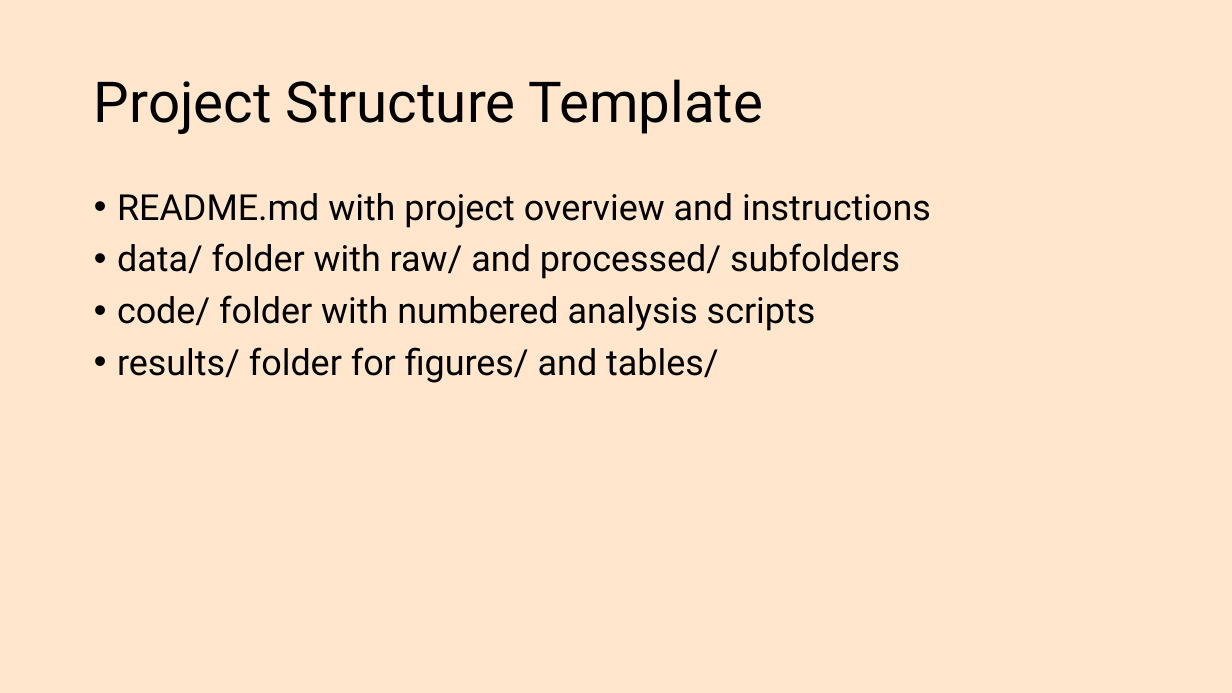
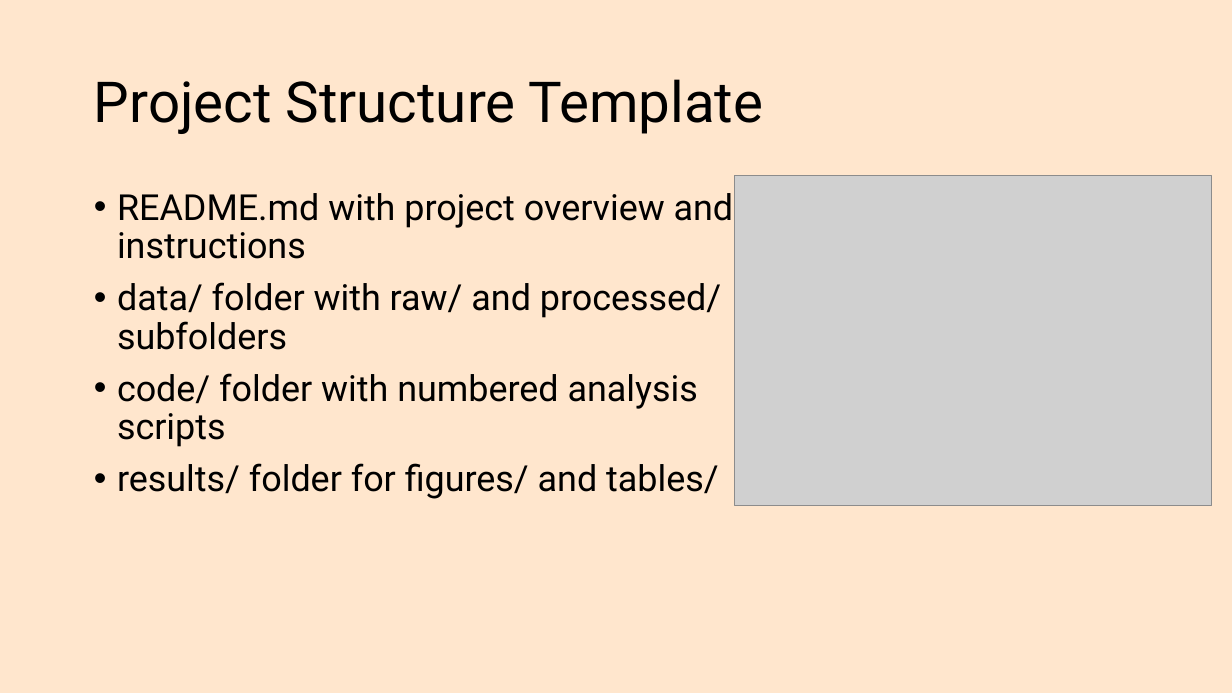
Before and after one commit to rstats-bootcamp/RStatsBootcamp-2025, a slide deck: slide 10 of .slides/topics/13_reproducibility.pptx (slide 11 before the commit). Drawn at 1232x693 pixels with LibreOffice and Linux fonts; fonts in the diff are those of the drawing; grey boxes stand for pictures. Boxes give left, top, right and bottom in pixels: in the first picture for what was removed or moved away, otherwise in the second. Text is boxed around its words. In the diff, an @@ line names an element or a change of style, - is before the commit and + after.

```diff
--- a/.slides/topics/13_reproducibility.pptx
+++ b/.slides/topics/13_reproducibility.pptx
@@ picture added at [735,176,1213,506] @@
@@ text "README.md with project overview and ..." rewrapped from [117,193,931,383] to [117,193,734,499] @@
```
Also in this commit, not shown: 3 other slides changed, 1 slide added, 1 slide removed, 5 other files.
